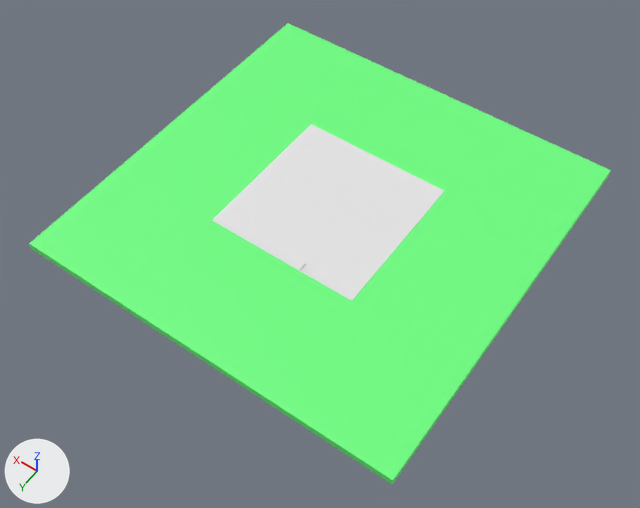
The OBJ model Beadando/assets/models/Track.obj, before and after one commit.
Camera for both pictures: a 50 mm lens placed at (-72.8, 96.8, 160.6), pointed at (3.6, -10.3, -7.7). The lights are fixed; the arrows at lower left show +X, +Y and +Z. Where no turn or scale is listed for an object, it has been applied to the vertices.

The first picture shows 'Green', 'Track'.
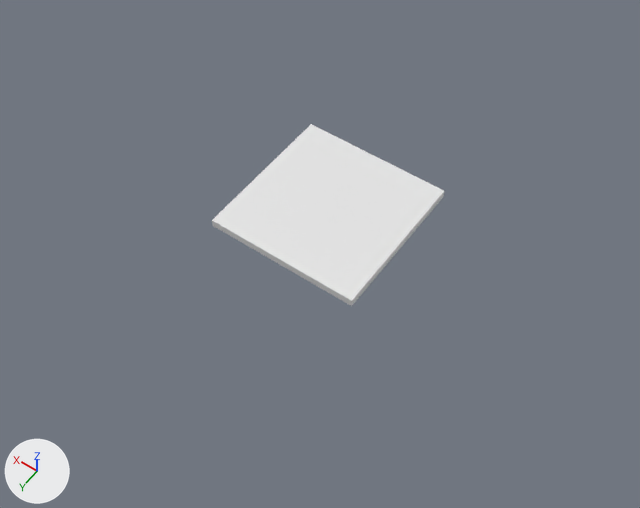
The newer file is also turned or shifted as a whole; pictures and numbers use the older file's frame.

Edits to the scene script, one JSON object a line:
```json
{"op": "remove", "block": "ob_green", "code": ["ob_green = bpy.data.objects.new('Green', me_green)", "ob_green.location = (0.0, 0.0, 0.0)"]}
```

Where the change shows, as pixel boxes [x1, y1, x2, y2] in the pictures (640 x 508 px):
```json
{"object": "Green", "change": "deleted", "before": [29, 23, 611, 485], "on screen": "green"}
```
